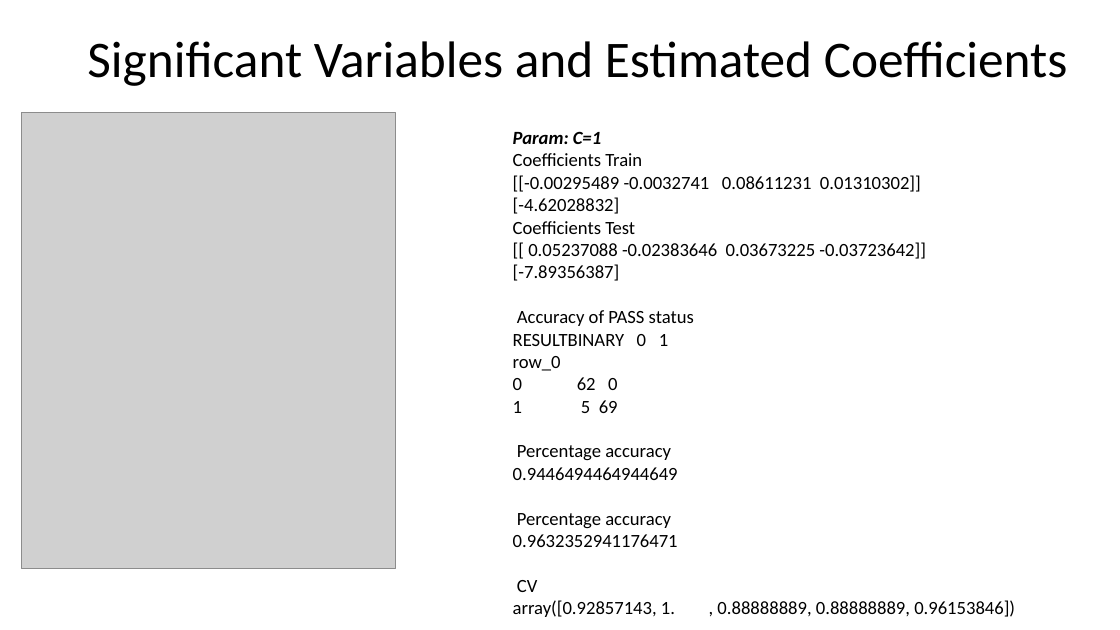
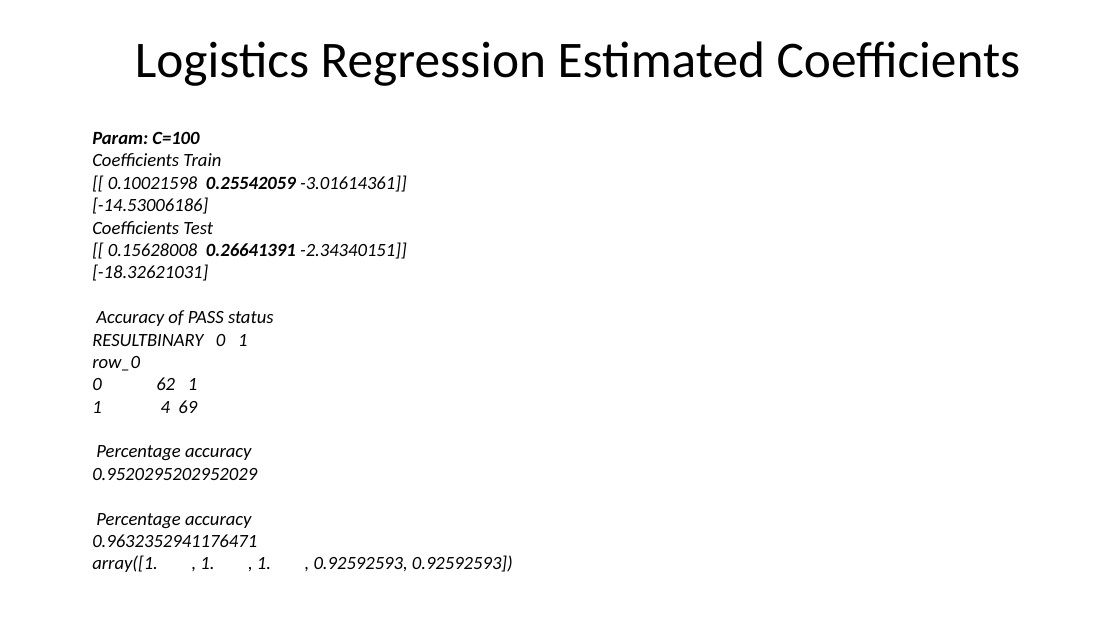
Before and after one commit to ThompsonL/ThinkfulProjects, a slide deck: slide 5 of Thinkful Data Science Course/Unit3 Deeper into Supervised Learning/The US Army’s Physical Fitness Test.pptx. Drawn at 1120x630 pixels with LibreOffice and Linux fonts; fonts in the diff are those of the drawing; grey boxes stand for pictures. Boxes give left, top, right and bottom in pixels: in the first picture for what was removed or moved away, otherwise in the second. Text is boxed around its words. In the diff, an @@ line names an element or a change of style, - is before the commit and + after.

```diff
--- a/Thinkful Data Science Course/Unit3 Deeper into Supervised Learning/The US Army’s Physical Fitness Test.pptx
+++ b/Thinkful Data Science Course/Unit3 Deeper into Supervised Learning/The US Army’s Physical Fitness Test.pptx
@@ title at (135,41,1021,86): text changed @@
-Significant Variables and Estimated Coefficients
+Logistics Regression Estimated Coefficients
@@ picture removed at (22,113,397,569) @@
@@ text "Param: C=100": place and size @@
-text "Param: C=100" at (513,131,1015,617)
+text "Param: C=100" at (92,131,513,572)
@@ text at (92,131,199,144): text changed @@
-Param: C=1
+Param: C=100
@@ text at (92,175,407,214): text changed; italic on @@
-[[-0.00295489 -0.0032741 0.08611231 0.01310302]]
-[-4.62028832]
+[[ 0.10021598 0.25542059 -3.01614361]]
+[-14.53006186]
@@ text at (92,153,274,547): italic on in "Coefficients Train", "Coefficients Test", "Accuracy of PASS status", "RESULTBINARY 0 1" and 4 more places @@
@@ text at (92,242,407,281): text changed; italic on @@
-[[ 0.05237088 -0.02383646 0.03673225 -0.03723642]]
-[-7.89356387]
+[[ 0.15628008 0.26641391 -2.34340151]]
+[-18.32621031]
@@ text at (92,377,197,413): text changed; italic on @@
-0 62 0
-1 5 69
+0 62 1
+1 4 69
@@ text at (92,468,257,480): text changed; italic on @@
-0.9446494464944649
+0.9520295202952029
@@ text at (92,555,513,572): text changed; italic on @@
-CV
-array([0.92857143, 1. , 0.88888889, 0.88888889, 0.96153846])
+array([1. , 1. , 1. , 0.92592593, 0.92592593])
```
Also in this commit, not shown: 1 other slide changed, 2 slides added, 1 other file.
